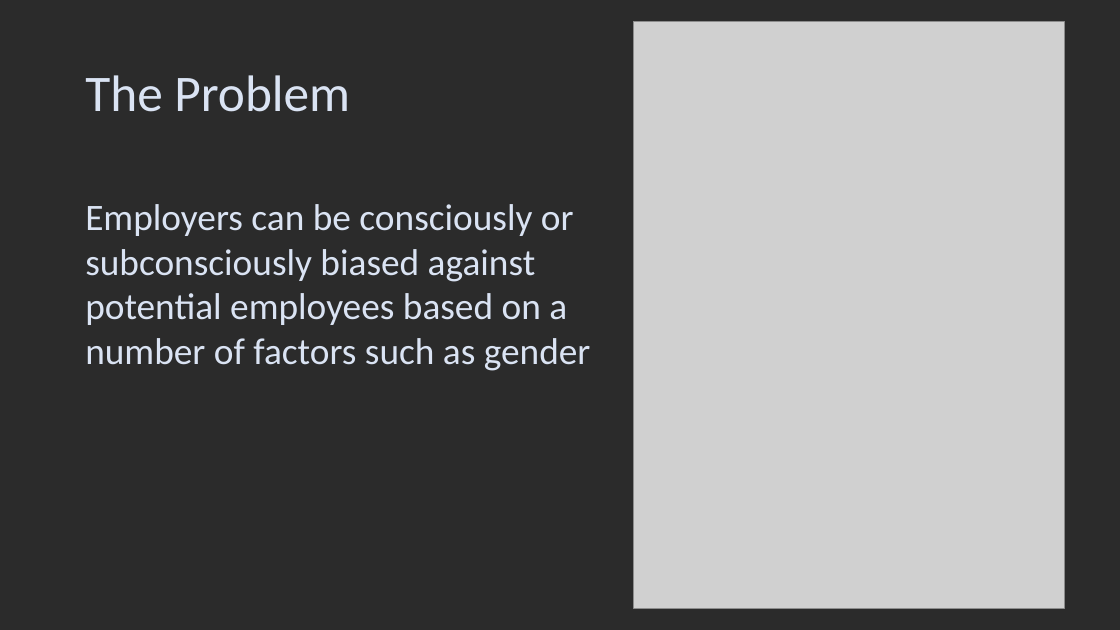
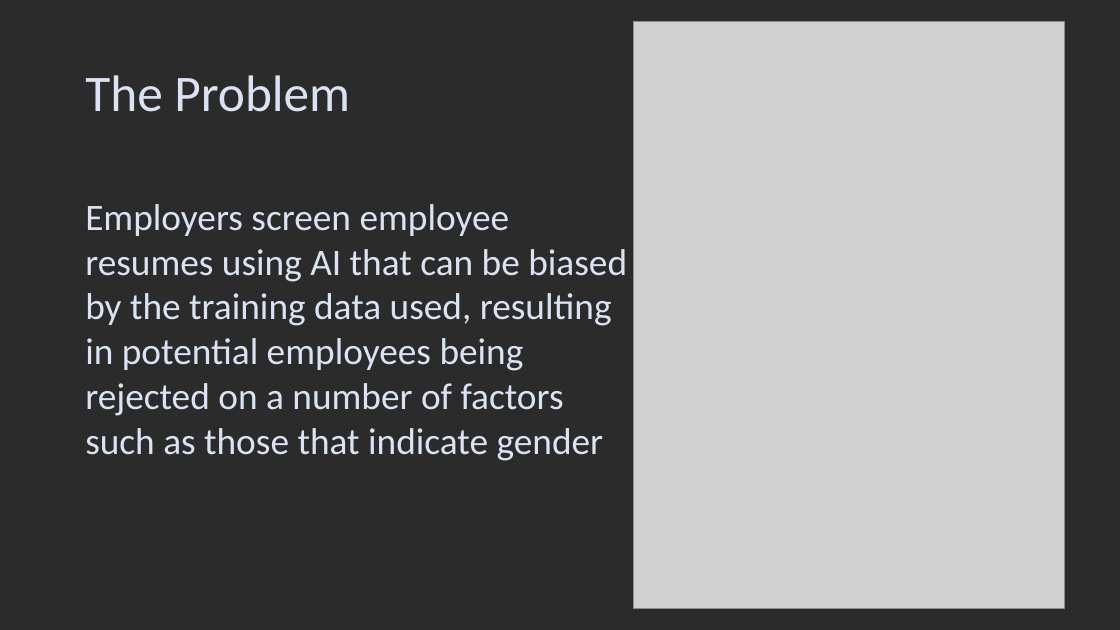
Before and after one commit to yurilavinas/ai_big_data_quantum_compution, a slide deck: slide 3 of DegenderisePresentation.pptx. Drawn at 1120x630 pixels with LibreOffice and Linux fonts; fonts in the diff are those of the drawing; grey boxes stand for pictures; background and template pictures are left out; a plain dark background stands for a picture behind light text. Boxes give left, top, right and bottom in pixels: in the first picture for what was removed or moved away, otherwise in the second. Text is boxed around its words. In the diff, an @@ line names an element or a change of style, - is before the commit and + after.

```diff
--- a/DegenderisePresentation.pptx
+++ b/DegenderisePresentation.pptx
@@ text at bbox=[85, 204, 627, 461]: text changed @@
-Employers can be consciously or subconsciously biased against potential employees based on a number of factors such as gender
+Employers screen employee resumes using AI that can be biased by the training data used, resulting in potential employees being rejected on a number of factors such as those that indicate gender
```
Also in this commit, not shown: 1 slide added, 1 slide removed.
